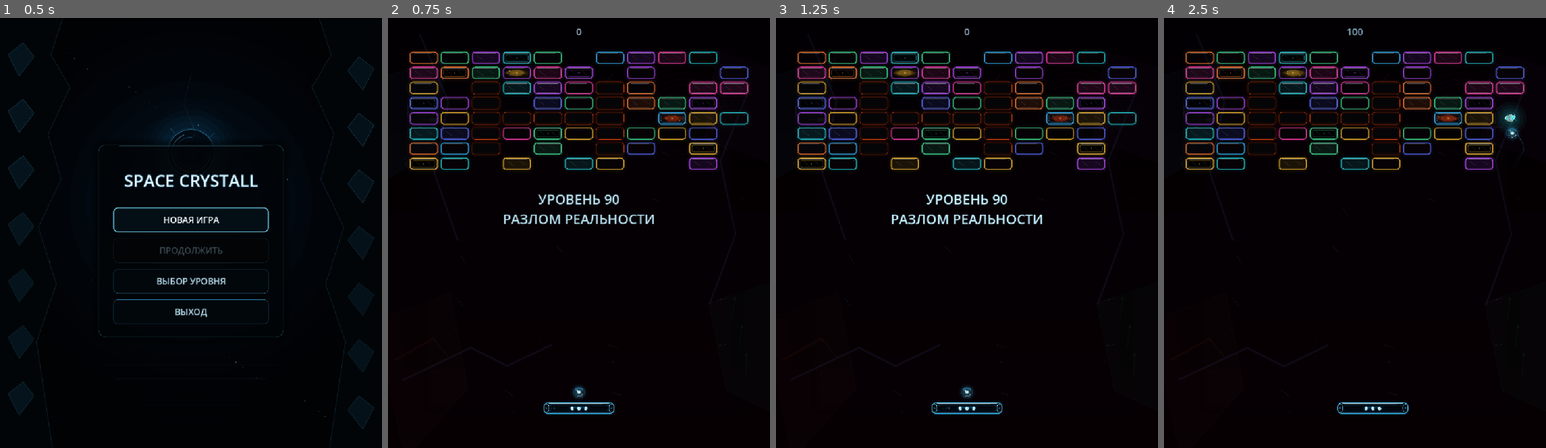
Above: before the commit, frames 1-4 (left to right).
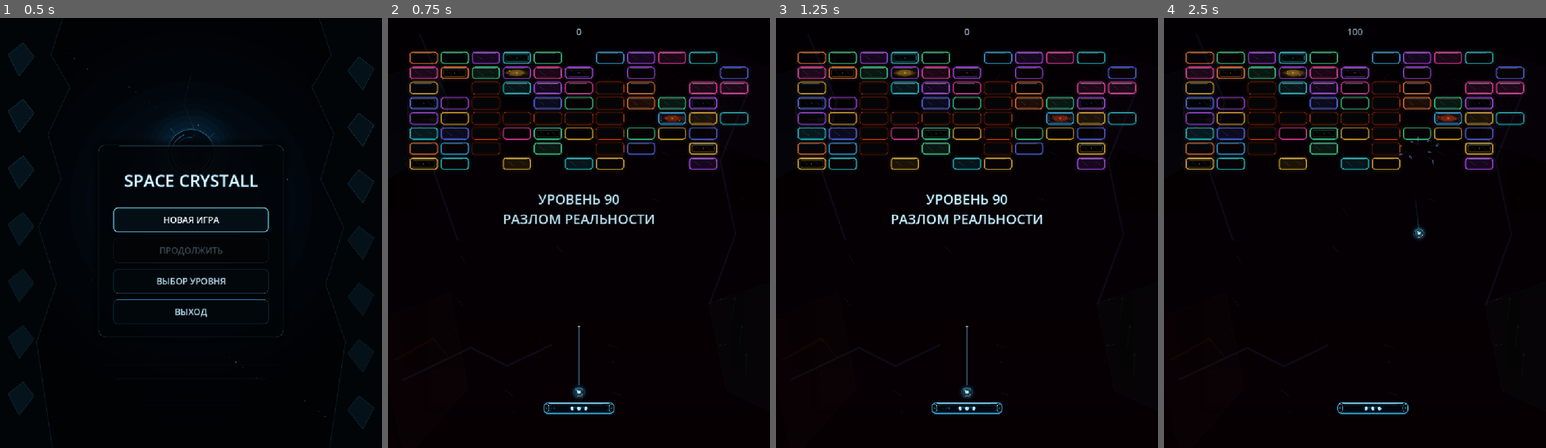
Above: after the commit, the same moments.

Repository: Ardarik421/arkanoid
Game: Godot game, scene res://scenes/main_menu.tscn
Same seed, same stepped clock (60 frames per second), same inputs: the game is played once before the commit and once after it.
Inputs (mouse positions are in pixels of both pictures, inside the frame that each line leads up to):
- Up to frame 1 (0.5 s): no input
- Up to frame 2 (0.75 s): click "НОВАЯ ИГРА" at 0.5 s
- Up to frame 3 (1.25 s): no input
- Up to frame 4 (2.5 s): tap Enter at 1.25 s; move the mouse to (1439, 211) at 1.27 s; hold D (move_right) 1.28-2.03 s; tap Space (launch_ball) at 1.35, 2.1 s; move the mouse to (1278, 254) at 2.02 s; hold A (move_left) from 2.03 s (still down)

Frame 1 is identical in both runs. In frame 2, 0.1% of the frame differs, in the area x 49-51%, y 71-86%; in frame 3, 0.1%; in frame 4, 0.6%, in the area x 47-95%, y 2-52%.

Commit message:
Добавил управляемый прицел запуска шара

Diff:
--- a/scenes/ball.gd
+++ b/scenes/ball.gd
@@ -3,6 +3,8 @@
 @export var speed: float = 450.0
 @export var radius: float = 12.0
 @export var max_bounce_angle: float = 50.0
+@export var aim_turn_speed: float = 75.0
+@export var aim_line_length: float = 165.0
 
 var direction := Vector2(0.7, -1.0).normalized()
 var is_attached: bool = true
@@ -13,6 +15,7 @@
 var shield_y: float = 1040.0
 var attached_offset_x: float = 0.0
 var visual_time: float = 0.0
+var launch_aim_angle: float = 0.0
 
 var trail_points: Array[Vector2] = []
 var trail_max_points: int = 10
@@ -69,6 +72,16 @@
 			elif is_explosive:
 				draw_line(local_a, local_b, Color(trail_core, alpha * 0.34), max(0.6, width * 0.28), true)
 
+	if is_attached:
+		var aim_angle = deg_to_rad(launch_aim_angle)
+		var aim_direction = Vector2(sin(aim_angle), -cos(aim_angle)).normalized()
+		var aim_start = aim_direction * (radius + 7.0)
+		var aim_end = aim_direction * aim_line_length
+		var aim_alpha = 0.46 + 0.10 * sin(visual_time * 4.0)
+		draw_line(aim_start, aim_end, Color(0.10, 0.64, 1.0, 0.16), 4.0, true)
+		draw_line(aim_start, aim_end, Color(0.72, 0.95, 1.0, aim_alpha), 1.1, true)
+		draw_circle(aim_end, 2.2, Color(0.78, 0.97, 1.0, aim_alpha))
+
 	draw_circle(Vector2.ZERO, radius + 9.0, Color(accent, 0.045 * pulse))
 	draw_circle(Vector2.ZERO, radius + 5.0, Color(accent, 0.10 * pulse))
 	draw_circle(Vector2.ZERO, radius + 2.0, Color(shell, 0.18))
@@ -106,6 +119,11 @@
 
 	if is_attached:
 		var paddle = get_parent().get_node("Paddle")
+		var movement = paddle.velocity.x
+
+		if abs(movement) > 20.0:
+			launch_aim_angle += sign(movement) * aim_turn_speed * delta
+			launch_aim_angle = clamp(launch_aim_angle, -max_bounce_angle, max_bounce_angle)
 
 		global_position.x = paddle.global_position.x + attached_offset_x
 		global_position.y = paddle.global_position.y - 40
@@ -167,8 +185,7 @@
 		sin(angle),
 		-cos(angle)
 	).normalized()
-
-	var is_attached: bool = false
+	is_attached = false
 
 func attach_to_paddle():
 	is_attached = true
@@ -184,12 +201,8 @@
 	trail_points.clear()
 	trail_points.append(global_position)
 
-	var horizontal = randf_range(0.45, 0.75)
-
-	if randf() < 0.5:
-		horizontal *= -1.0
-
+	var aim_angle = deg_to_rad(launch_aim_angle)
 	direction = Vector2(
-		horizontal,
-		-1.0
+		sin(aim_angle),
+		-cos(aim_angle)
 	).normalized()
